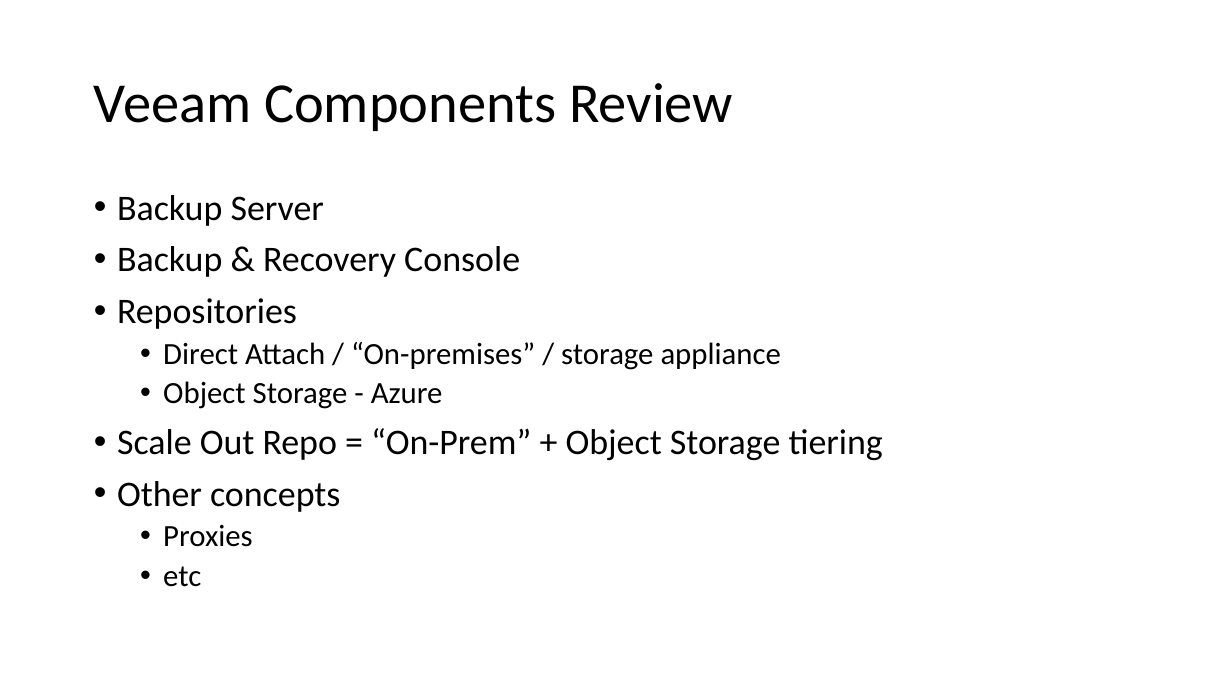
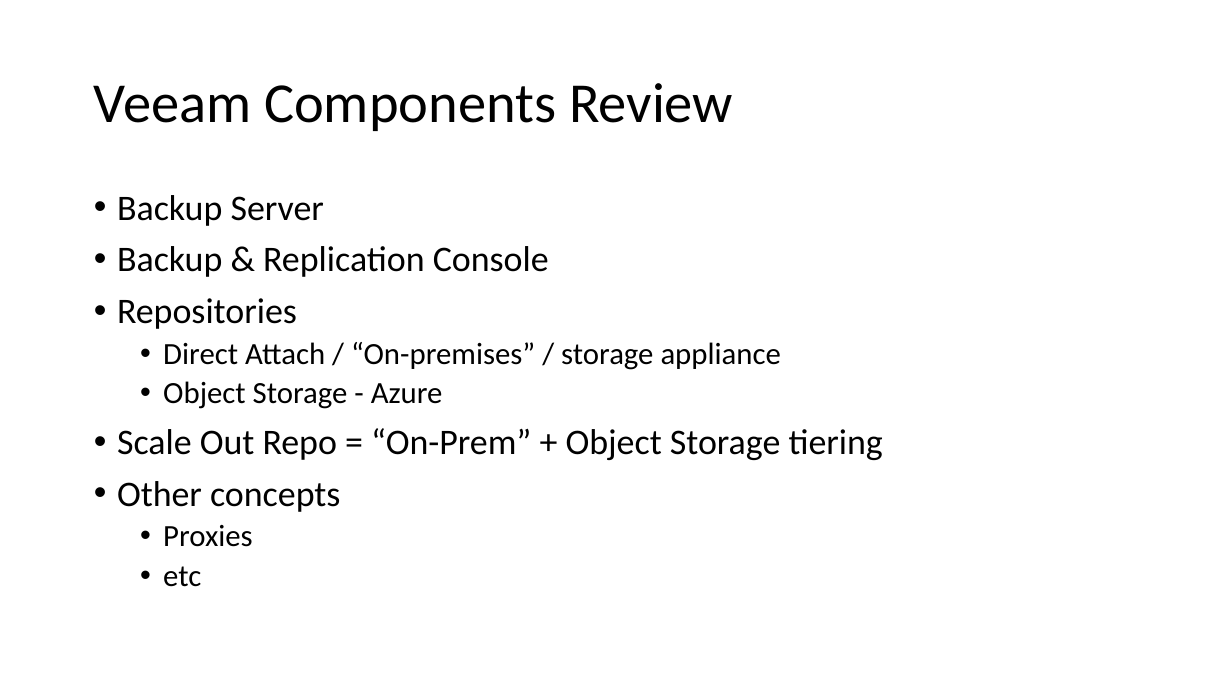
Before and after one commit to dkirby-ms/VeeamOnAzureLab, a slide deck: slide 5 of Veeam Lab Guide.pptx. Drawn at 1232x693 pixels with LibreOffice and Linux fonts; fonts in the diff are those of the drawing. Boxes give left, top, right and bottom in pixels: in the first picture for what was removed or moved away, otherwise in the second. Text is boxed around its words. In the diff, an @@ line names an element or a change of style, - is before the commit and + after.

```diff
--- a/Veeam Lab Guide.pptx
+++ b/Veeam Lab Guide.pptx
@@ text at [117, 246, 549, 277]: text changed @@
-• Backup & Recovery Console
+• Backup & Replication Console
```
Also in this commit, not shown: 2 other slides changed.
